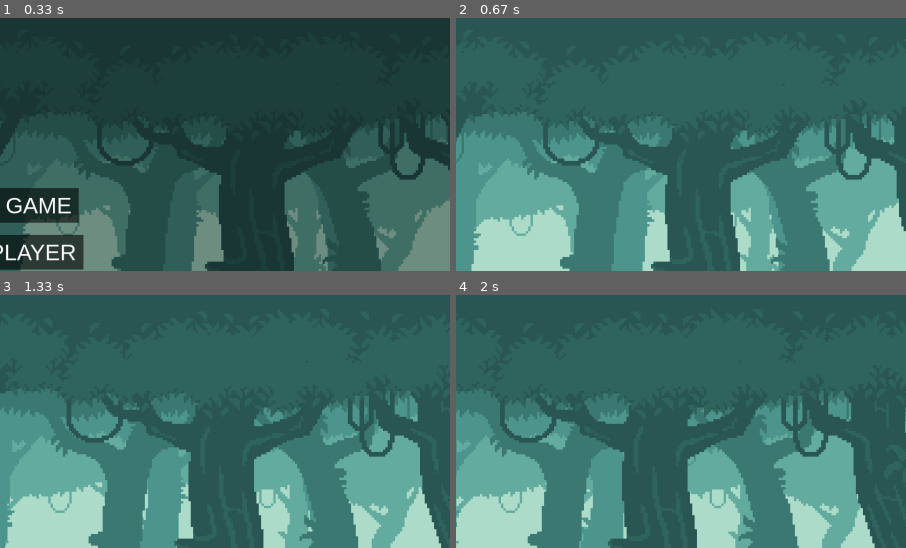
Above: before the commit, frames 1-4 (two rows, left to right).
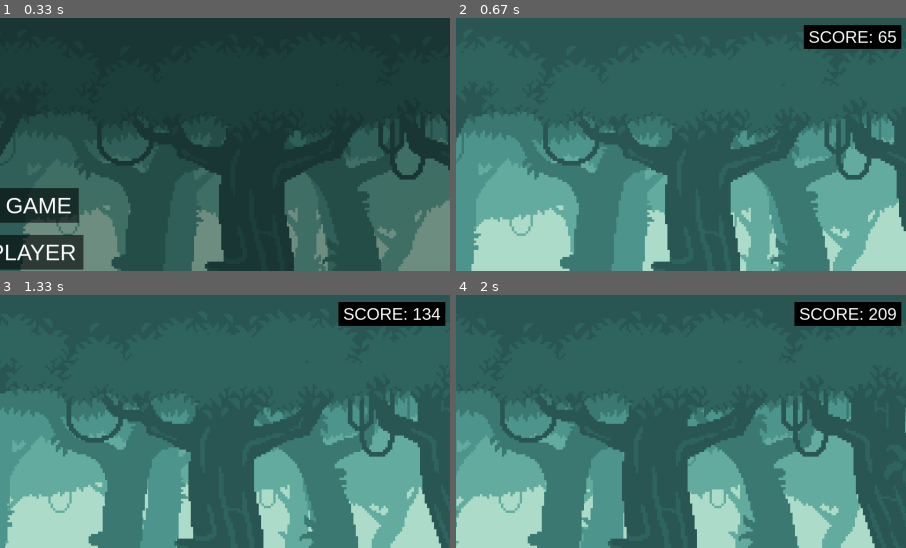
Above: after the commit, the same moments.

Repository: PyroJet1/Pygame-Multiplayer-Endless-Scroller
Game: pygame game, started from __main__.py
The game is run twice, just before and just after one commit, with the same random seed, the same clock (stepped at 60 frames per second) and the same inputs.
Inputs:
- Up to frame 1 (0.33 s): no input
- Up to frame 2 (0.67 s): click "START GAME" at 0.38 s
- Up to frame 3 (1.33 s): hold D 0.67-1.13 s; hold D from 1.17 s (still down); tap Space at 1.23 s
- Up to frame 4 (2 s): tap Space at 1.53, 1.73 s; release D at 1.63 s; hold A from 1.67 s (still down)
The pictures show only the part of the screen within x 50-100%, y 0-50%; the shares and areas given below are measured in that part.

Frame 1 is identical in both runs. In frame 2, 2.1% of the frame differs, in the area x 77-100%, y 2-13%; in frame 3, 2.3%; in frame 4, 2.3%, in the area x 75-100%, y 2-13%.

Commit message:
Made the points system, might be subject to change

Diff:
--- a/game.py
+++ b/game.py
@@ -17,29 +17,19 @@
        self.background = Background(screen)
        self.player = Player(screen, 1)
        self.world = World(screen)
+       self.score = 0.0
+       self.font = pygame.font.SysFont("Arial", 36)
+       self.start_time = pygame.time.get_ticks()
 
     def run_game(self):
         self.run = True
         while self.run:
             dt = self.clock.tick(self.FPS) / 1000.0
             self.background.create_parallax(dt)
-
-            # Define ground with gaps
-            # ground_segments = [
-            #     pygame.Rect(0, self.SCREEN_HEIGHT - 40, 400, 40),
-            #     pygame.Rect(500, self.SCREEN_HEIGHT - 40, 300, 40),
-            #     pygame.Rect(900, self.SCREEN_HEIGHT - 40, 400, 40),
-            # ]
-            #
-            #
-            # # Draw ground segments
-            # for segment in ground_segments:
-            #     pygame.draw.rect(self.screen, (100, 70, 30), segment)
-            # self.player.movement(ground_segments)
+            self.calculate_score(dt)
 
             ground_rects = [tile.rect for tile in self.world.ground_sprites]
             self.player.movement(ground_rects)
-
 
             for event in pygame.event.get():
                 if event.type == pygame.QUIT:
@@ -47,8 +37,37 @@
                     return "quit"
 
             self.world.world_run()
+            self.draw_score()
+            pygame.display.update()
 
-            pygame.display.update()
+    def calculate_score(self, dt):
+        # Time survived component (10 points/sec)
+        time_points = 100 * dt
+
+        # Position component (0-50 points/sec based on right position)
+        player_x = self.player.player.x
+        screen_width = self.screen.get_width()
+
+        # Ensure player X position stays within screen bounds (0 to screen_width)
+        # so we can fairly calculate how far to the right they've progressed
+        clamped_x = max(0, min(player_x, screen_width))
+        position_ratio = clamped_x / screen_width
+        position_points = 100 * position_ratio * dt
+
+        # Update total score
+        self.score += time_points + position_points
+
+    def draw_score(self):
+        # Create text surface
+        score_text = self.font.render(f"SCORE: {int(self.score)}", True, (255, 255, 255))
+        text_rect = score_text.get_rect(topright=(self.SCREEN_WIDTH - 20, 20))
+
+        # Create background rectangle
+        bg_rect = text_rect.inflate(20, 10)
+        pygame.draw.rect(self.screen, (0, 0, 0, 150), bg_rect)
+
+        # Draw elements
+        self.screen.blit(score_text, text_rect)
 
     def run_game_menu(self):
         pygame.font.init()
